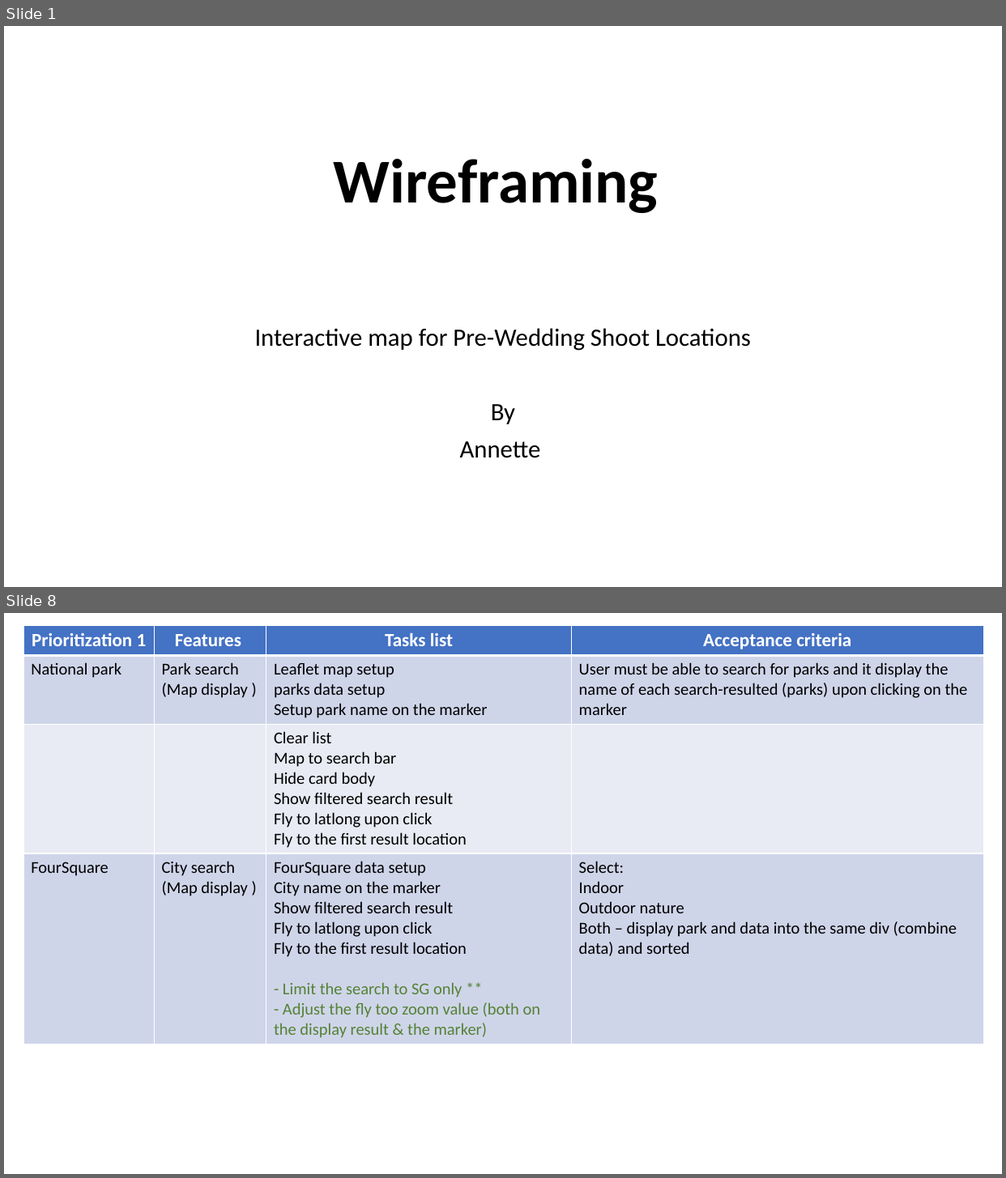
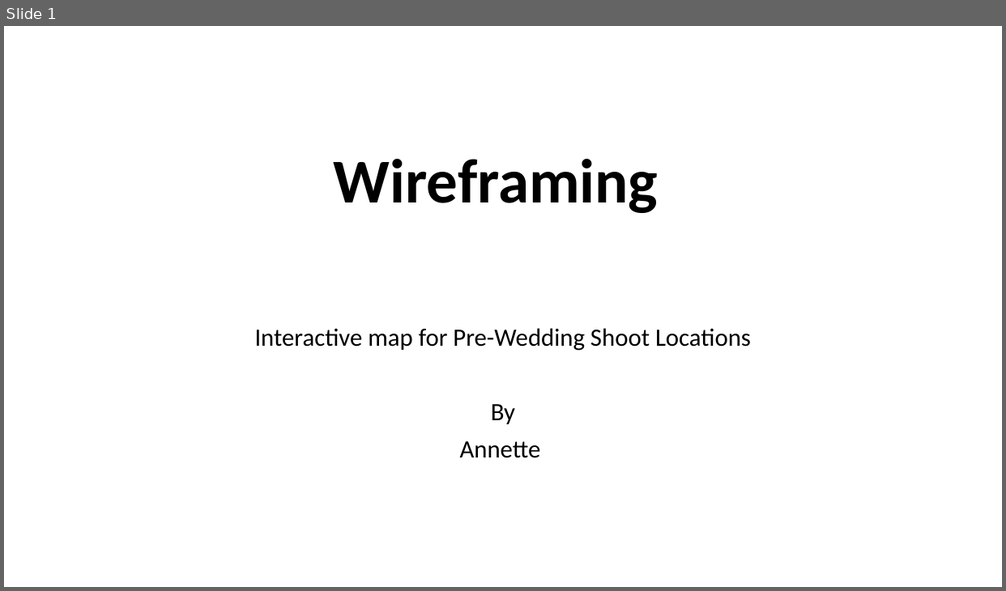
Before and after one commit to annette-p/pre-wedding-photoshoot-locations, a slide deck: wireframe.pptx. Shown one above the other, each under a label of ours: slides 1 and 8 before the commit, slide 1 after it; the slides between them are not shown. The pictures are 1006x1178 and 1006x591 pixels, drawn with LibreOffice and Linux fonts; fonts in the diff are those of the drawing. Boxes give left, top, right and bottom in pixels: in the first picture for what was removed or moved away, otherwise in the second. Text is boxed around its words. In the diff, an @@ line names an element or a change of style, - is before the commit and + after.

```diff
--- a/wireframe.pptx
+++ b/wireframe.pptx
@@ slide 8 removed at (x1=4, y1=613, x2=1002, y2=1174), background #FFFFFF @@
@@ table removed at (x1=23, y1=625, x2=984, y2=1041), 4 rows, 4 columns @@
-Prioritization 1 | Features | Tasks list | Acceptance criteria
-National park | Park search (Map display ) | Leaflet map setup / parks data setup / Setup park name on the marker | User must be able to search for parks and it display the name of each search-resulted (parks) upon clicking on the marker
- |  | Clear list / Map to search bar / Hide card body / Show filtered search result / Fly to latlong upon click / Fly to the first result location | 
-FourSquare | City search (Map display ) | FourSquare data setup / City name on the marker / Show filtered search result / Fly to latlong upon click / Fly to the first result location / - Limit the search to SG only ** / - Adjust the fly too zoom value (both on the display result & the marker) | Select: / Indoor / Outdoor nature / Both – display park and data into the same div (combine data) and sorted
```
Also in this commit, not shown: 3 slides changed, 1 slide added, 9 other slides removed, 42 other files.
